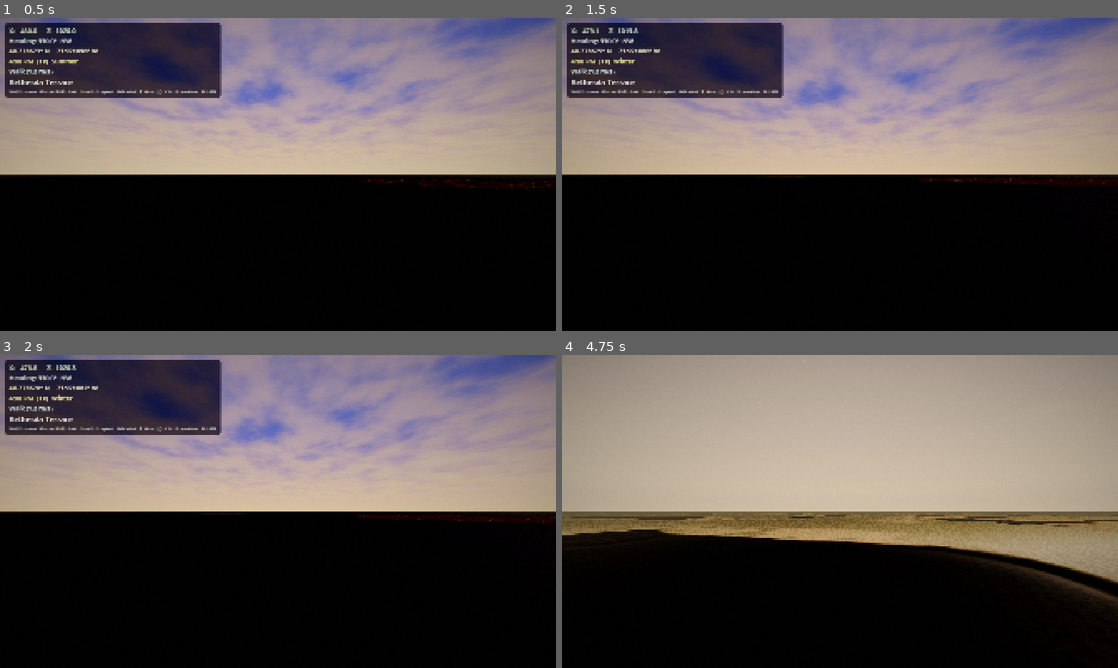
Above: before the commit, frames 1-4 (two rows, left to right).
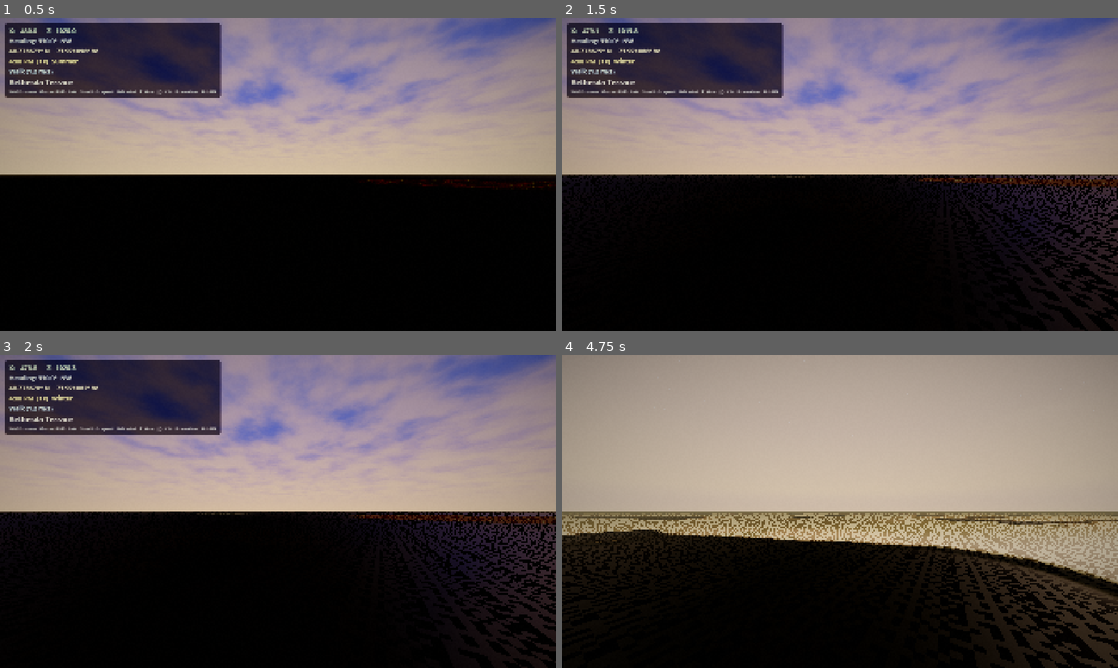
Above: after the commit, the same moments.

Repository: Central-Park-Walk/central-park-walk
Game: Godot game, scene res://main.tscn
Two runs of this game, one before a commit and one after it. Both use one fixed random seed, a clock stepped at 60 frames per second and the inputs below.
Inputs (mouse positions are in pixels of both pictures, inside the frame that each line leads up to):
- Up to frame 1 (0.5 s): no input
- Up to frame 2 (1.5 s): tap Enter at 0.5 s; move the mouse to (962, 158) at 0.52 s; hold D 0.53-1.28 s; tap N at 0.6, 1.35 s; click (962, 158) at 0.67 s; tap Space at 1.25 s; move the mouse to (728, 190) at 1.27 s; hold S from 1.28 s (still down)
- Up to frame 3 (2 s): keep holding S
- Up to frame 4 (4.75 s): move the mouse to (895, 442) at 2.02 s; release S at 2.03 s; hold D 2.03-2.78 s; tap T at 2.1 s; tap N every 0.75 s from 2.3 to 4.55 s; tap Enter at 2.75 s; move the mouse to (812, 574) at 2.77 s; hold W 2.78-3.53 s; tap P at 2.85 s; click (812, 574) at 2.92 s; move the mouse to (1006, 558) at 3.52 s; hold A from 3.53 s (still down); tap G at 3.6 s; move the mouse to (673, 464) at 4.27 s; tap H at 4.35 s

Frame 1 is identical in both runs. In frame 2, 4.6% of the frame differs, in the area x 35-100%, y 50-100%; in frame 3, 4.6%; in frame 4, 10%, in the area x 0-100%, y 50-100%.

Commit message:
Fix season cycling: use mid-season values instead of boundaries
N key was cycling through integer season_t values (0, 1, 2, 3) which
land exactly on season boundaries where phenology is transitioning.
At season_t=0 ("Spring"), trees were still bare from winter. At
season_t=2 ("Autumn"), trees were still full summer green. Now cycles
through 0.5, 1.5, 2.5, 3.5 — the mid-season values that match the
SEASON_PRESETS used by --season CLI flag.

Co-Authored-By: Claude Opus 4.6 (1M context) <noreply@anthropic.com>

Diff:
--- a/main.gd
+++ b/main.gd
@@ -915,11 +915,11 @@
 		print("Wind: %.0f%%" % (_wind_override * 100.0))
 	elif event.keycode == KEY_N:
 		if event.shift_pressed:
-			# Shift+N: cycle season backward
-			_season_t = fmod(float(int(_season_t - 1.0 + 4.0)), 4.0)
+			# Shift+N: cycle season backward (use mid-season values for correct phenology)
+			_season_t = fmod(fmod(_season_t - 0.5, 4.0) - 1.0 + 4.0, 4.0) + 0.5
 		else:
-			# N: cycle season forward
-			_season_t = fmod(float(int(_season_t + 1.0)), 4.0)
+			# N: cycle season forward (use mid-season values for correct phenology)
+			_season_t = fmod(fmod(_season_t - 0.5, 4.0) + 1.0, 4.0) + 0.5
 		RenderingServer.global_shader_parameter_set("season_t", _season_t)
 		var season_name := _season_name(_season_t)
 		print("Season: %s (%.1f)" % [season_name, _season_t])
